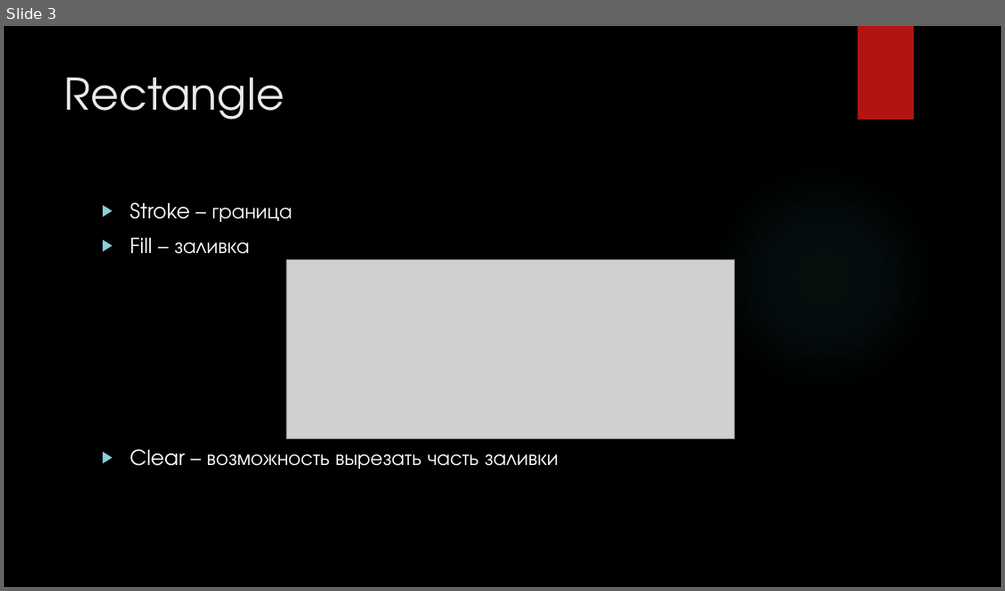
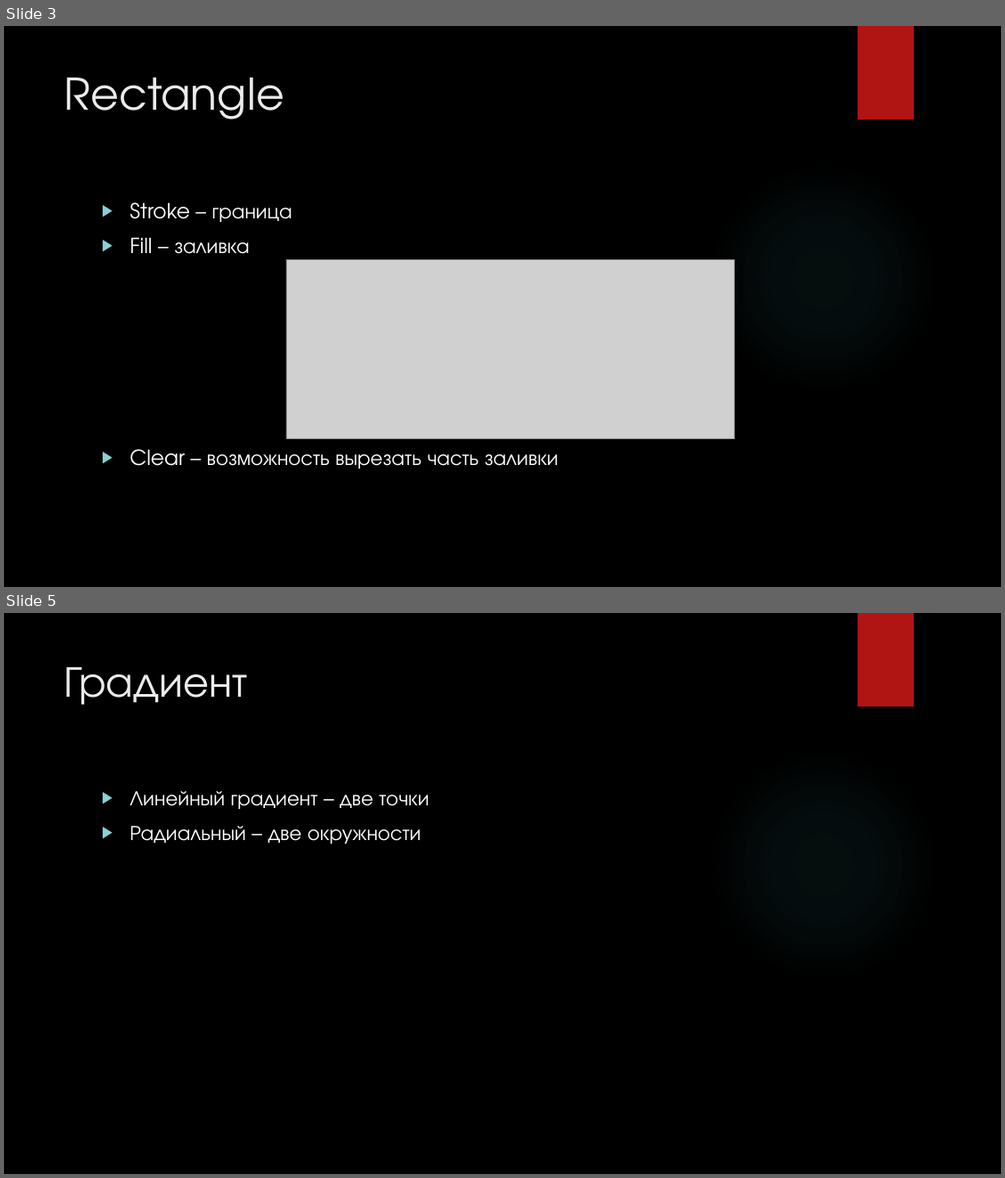
Before and after one commit to SergeyMirvoda/web-2015, a slide deck: lectures/javascript-canvas/slides.pptx. Shown one above the other, each under a label of ours: slide 3 before the commit, slides 3 and 5 after it; the slides between them are not shown. The pictures are 1005x591 and 1005x1178 pixels, drawn with LibreOffice and Linux fonts; fonts in the diff are those of the drawing; grey boxes stand for pictures; background and template pictures are left out. Boxes give left, top, right and bottom in pixels: in the first picture for what was removed or moved away, otherwise in the second. Text is boxed around its words. In the diff, an @@ line names an element or a change of style, - is before the commit and + after.

```diff
--- a/lectures/javascript-canvas/slides.pptx
+++ b/lectures/javascript-canvas/slides.pptx
@@ slide 5 added at box(4, 613, 1001, 1174), background picture (left out); not listed: 2 template elements that a slide beside it also shows @@
@@ title added at box(65, 667, 248, 705), 42 pt, text #EBEBEB @@
+Градиент
@@ text added at box(129, 791, 429, 844), 20 pt, text #FFFFFF @@
+▶ Линейный градиент – две точки
+▶ Радиальный – две окружности
```
Also in this commit, not shown: 8 other slides added, 6 other files.
